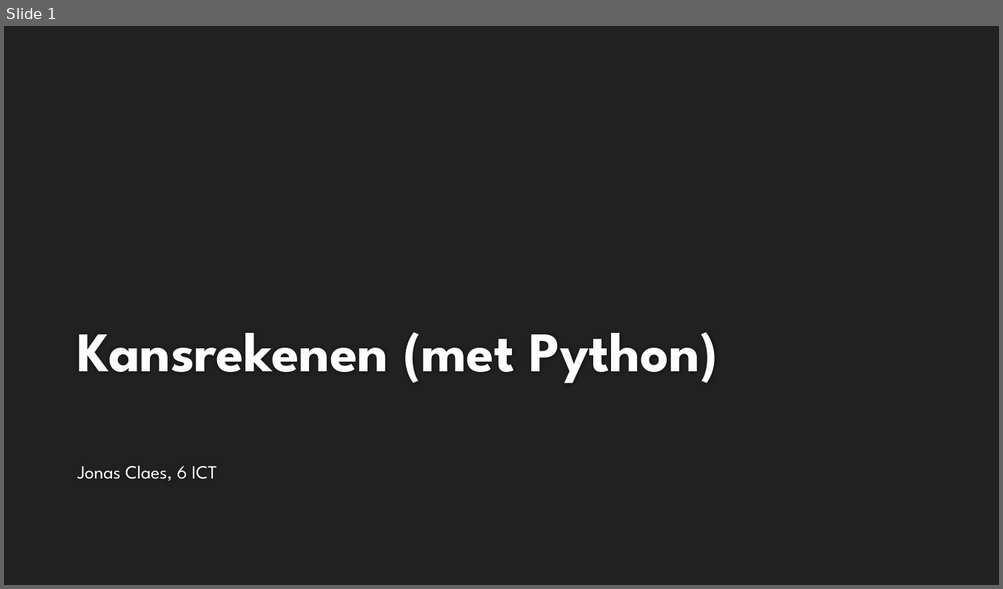
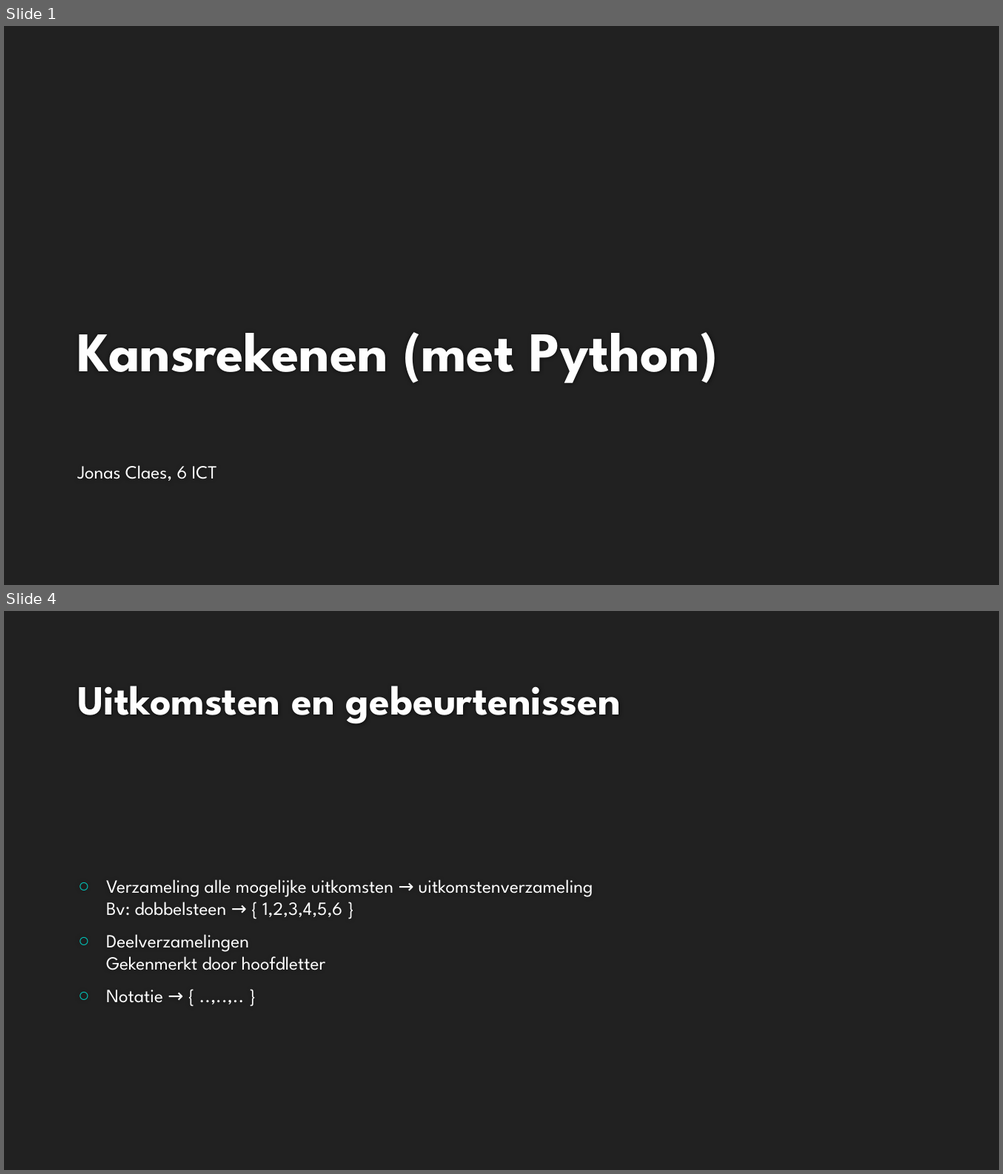
Before and after one commit to jonasclaes/Kansrekenen_met_Python, a slide deck: Kansrekenen (met Python).pptx. Shown one above the other, each under a label of ours: slide 1 before the commit, slides 1 and 4 after it; the slides between them are not shown. The pictures are 1003x589 and 1003x1174 pixels, drawn with LibreOffice and Linux fonts; fonts in the diff are those of the drawing; background and template pictures are left out. Boxes give left, top, right and bottom in pixels: in the first picture for what was removed or moved away, otherwise in the second. Text is boxed around its words. In the diff, an @@ line names an element or a change of style, - is before the commit and + after.

```diff
--- a/Kansrekenen (met Python).pptx
+++ b/Kansrekenen (met Python).pptx
@@ slide 4 added at [4,611,999,1170], background #212121 @@
@@ title added at [77,686,620,724], 40 pt, text #FEFEFE, bold @@
+Uitkomsten en gebeurtenissen
@@ text added at [106,880,593,1003], 18 pt, text #FFFFFF @@
+○ Verzameling alle mogelijke uitkomsten → uitkomstenverzameling
+  Bv: dobbelsteen → { 1,2,3,4,5,6 }
+○ Deelverzamelingen
+  Gekenmerkt door hoofdletter
+○ Notatie → { ..,..,.. }
```
Also in this commit, not shown: 2 slides changed, 5 other slides added.
